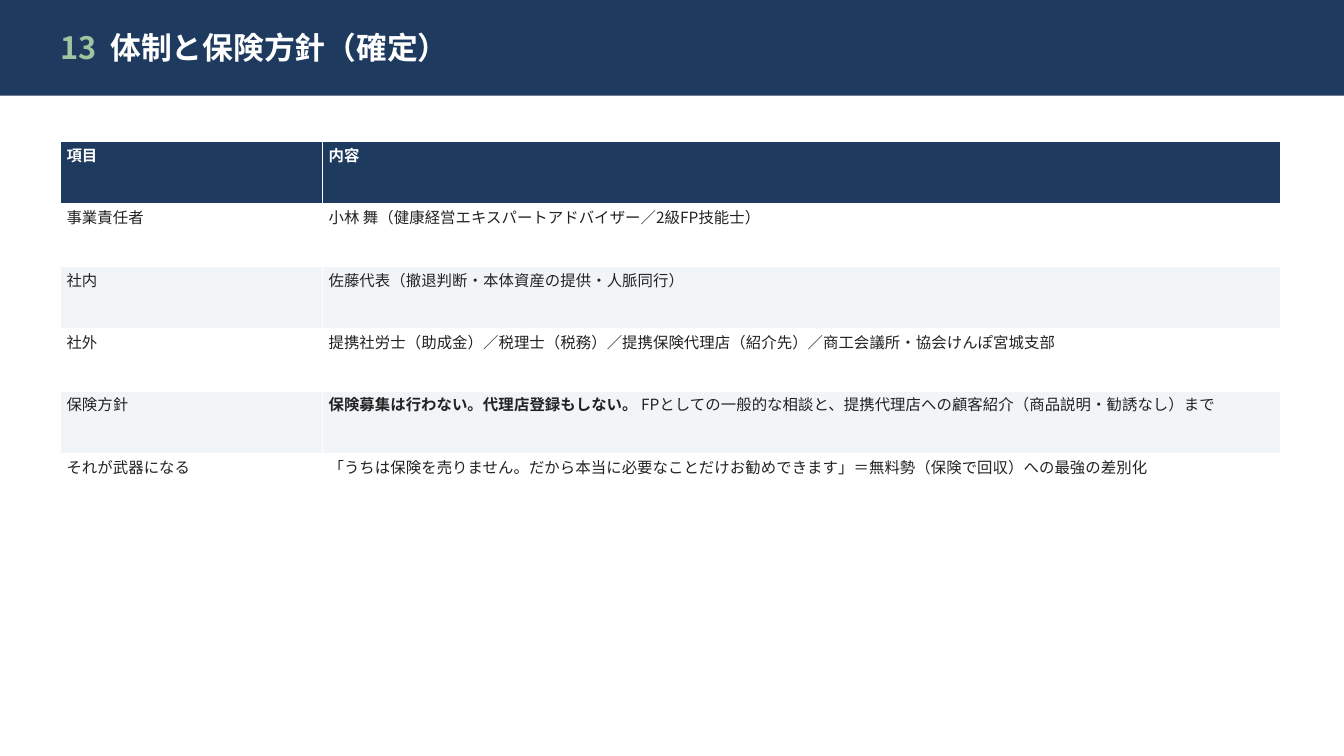
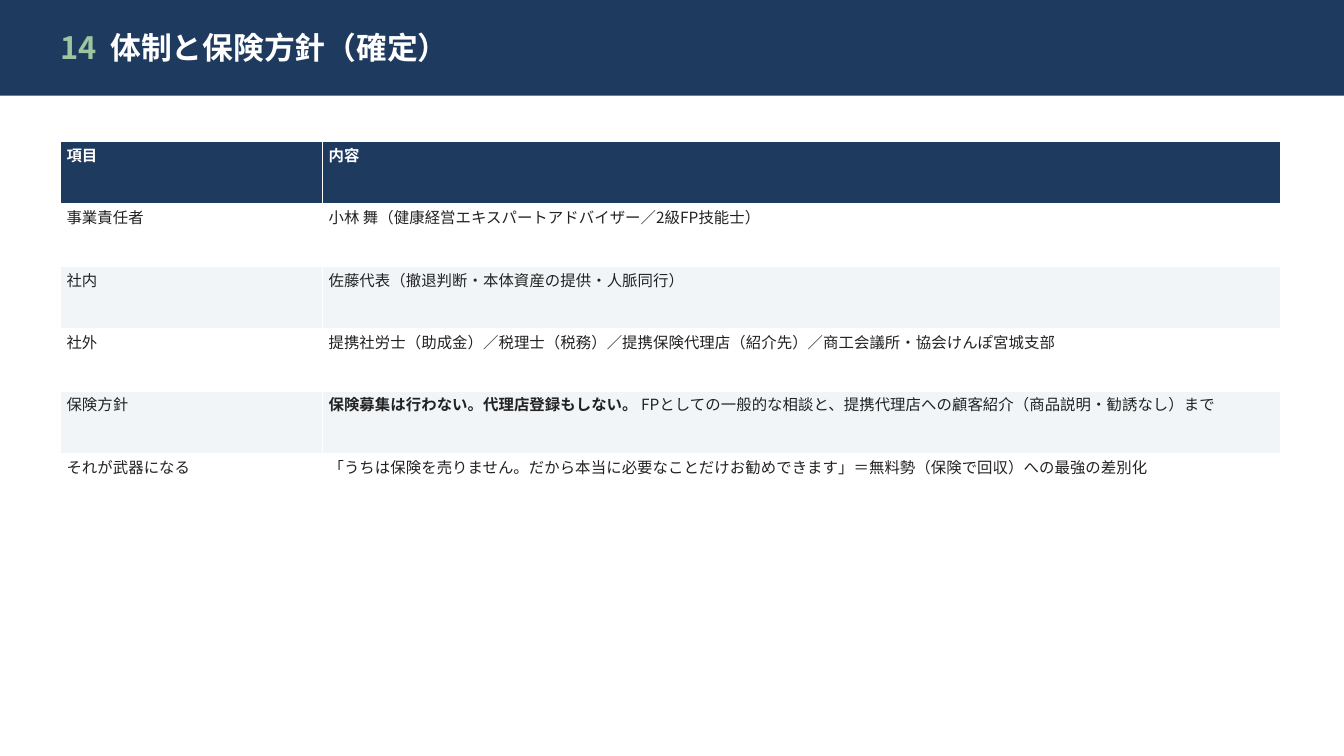
Before and after one commit to hiroaki-hab/test-repo-my-first-codex-smart-support-dev, a slide deck: slide 15 of wellness-business-plan/slides/ウェルネス事業計画_最終版v4_スライド.pptx (slide 14 before the commit). Drawn at 1344x756 pixels with LibreOffice and Linux fonts; fonts in the diff are those of the drawing. Boxes give left, top, right and bottom in pixels: in the first picture for what was removed or moved away, otherwise in the second. Text is boxed around its words. In the diff, an @@ line names an element or a change of style, - is before the commit and + after.

```diff
--- a/wellness-business-plan/slides/ウェルネス事業計画_最終版v4_スライド.pptx
+++ b/wellness-business-plan/slides/ウェルネス事業計画_最終版v4_スライド.pptx
@@ text at [60, 32, 449, 62]: text changed @@
-13 体制と保険方針（確定）
+14 体制と保険方針（確定）
```
Also in this commit, not shown: 4 other slides changed, 1 slide added.
